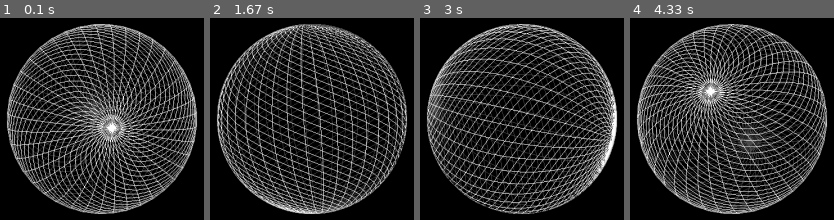
Above: before the commit, frames 1-4 (left to right).
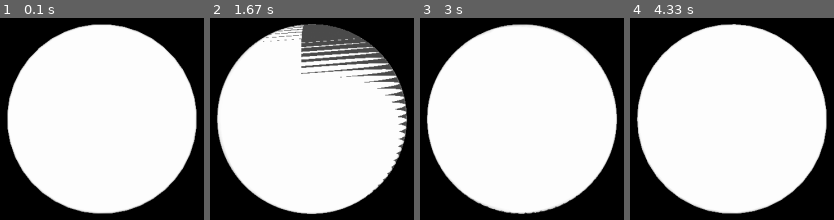
Above: after the commit, the same moments.

Repository: tgm1314-sschwarz/planets
Game: pygame game, started from start.py
Same seed, same stepped clock (60 frames per second), same inputs: the game is played once before the commit and once after it.
Inputs:
- Up to frame 1 (0.1 s): no input
- Up to frame 2 (1.67 s): hold Up 0.83-1.3 s; hold Right from 1.33 s (still down)
- Up to frame 3 (3 s): release Right at 1.8 s; hold Left 1.83-2.37 s; hold Down 2.4-2.7 s; hold Left from 2.73 s (still down)
- Up to frame 4 (4.33 s): release Left at 3.13 s; hold Up 3.17-3.53 s; hold Right 3.57-4.2 s; hold Down from 4.23 s (still down)

The runs differ from the first frame. In frame 1, 68% of the frame differs, in the area x 3-97%, y 2-98%; in frame 2, 67%; in frame 3, 68%; in frame 4, 68%.

Commit message:
.gitignore

Diff:
--- a/Sphere.py
+++ b/Sphere.py
@@ -27,7 +27,7 @@
             zr1 = cos(lat1)
 
 
-            glBegin(GL_LINE_STRIP)
+            glBegin(GL_QUAD_STRIP)
 
             for j in range(self.longs + 1):
                 lng = 2 * pi * float(float(j - 1) / float(self.longs))
@@ -41,8 +41,6 @@
 
             glEnd()
 
-    def draw_sphere2(self):
-        pass
 
     def light(self):
         sun1 = (0.0, 2.0, -1.0, 1.0)
--- /dev/null
+++ b/dreck/start2.py
@@ -0,0 +1,47 @@
+from OpenGL.GLUT import *
+from OpenGL.GLU import *
+from OpenGL.GL import *
+import sys
+
+
+def main():
+    glutInit(sys.argv)
+    glutInitDisplayMode(GLUT_DOUBLE | GLUT_RGB | GLUT_DEPTH)
+    glutInitWindowSize(400,400)
+    glutCreateWindow(b"ball_glut")
+
+    glClearColor(0.,0.,0.,1.)
+    glShadeModel(GL_SMOOTH)
+    glEnable(GL_CULL_FACE)
+    glEnable(GL_DEPTH_TEST)
+    glEnable(GL_LIGHTING)
+    lightZeroPosition = [10.,4.,10.,1.]
+    lightZeroColor = [0.8,1.0,0.8,1.0] #green tinged
+    glLightfv(GL_LIGHT0, GL_POSITION, lightZeroPosition)
+    glLightfv(GL_LIGHT0, GL_DIFFUSE, lightZeroColor)
+    glLightf(GL_LIGHT0, GL_CONSTANT_ATTENUATION, 0.1)
+    glLightf(GL_LIGHT0, GL_LINEAR_ATTENUATION, 0.05)
+    glEnable(GL_LIGHT0)
+    glutDisplayFunc(display)
+    glMatrixMode(GL_PROJECTION)
+    gluPerspective(40.,1.,1.,40.)
+    glMatrixMode(GL_MODELVIEW)
+    gluLookAt(0,0,10,
+              0,0,0,
+              0,1,0)
+    glPushMatrix()
+    glutMainLoop()
+    return
+
+
+def display():
+    glClear(GL_COLOR_BUFFER_BIT|GL_DEPTH_BUFFER_BIT)
+    glPushMatrix()
+    color = [1.0,0.,0.,1.]
+    glMaterialfv(GL_FRONT,GL_DIFFUSE,color)
+    glutSolidSphere(2,20,20)
+    glPopMatrix()
+    glutSwapBuffers()
+    return
+
+if __name__ == '__main__': main()
Not shown, added: .gitignore
